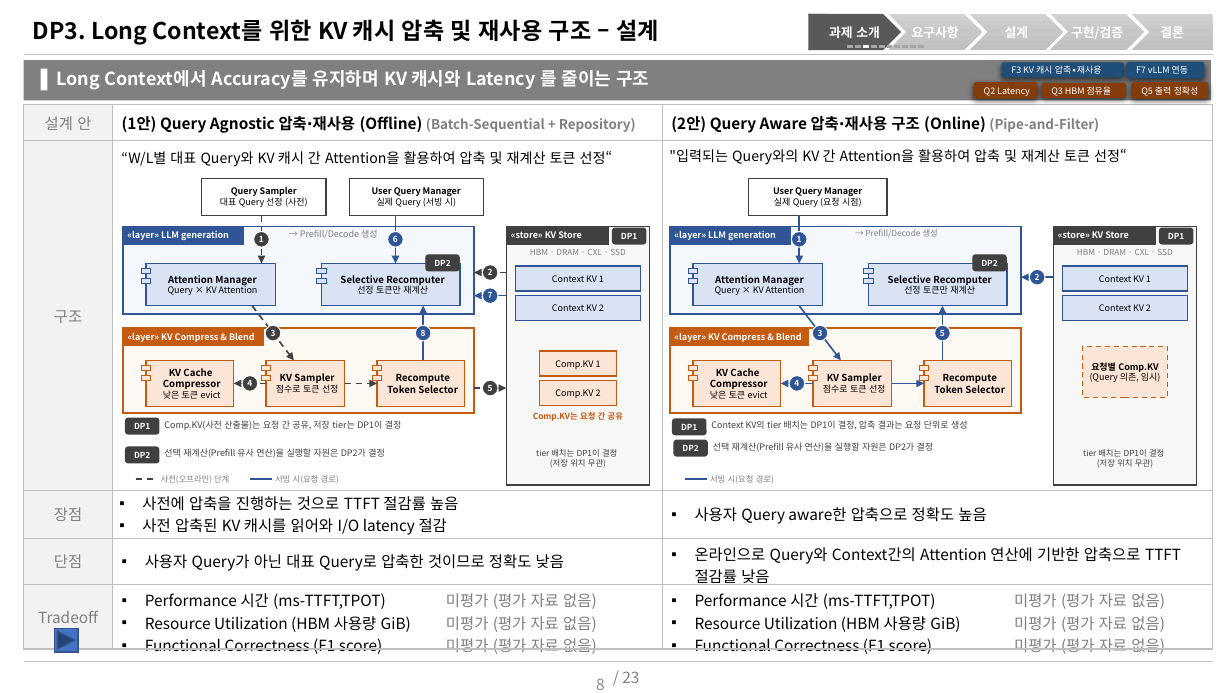
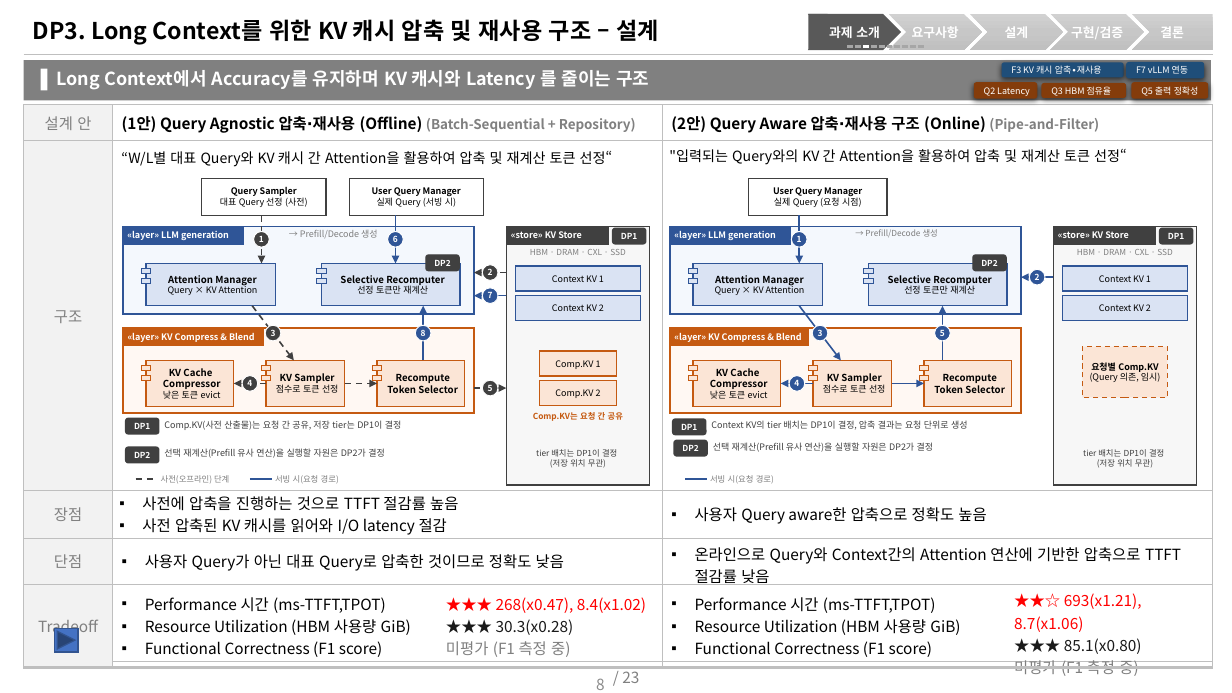
Before and after one commit to mkim0628/vllm, a slide deck: slide 8 of doc-mk/DP-overview-qa-unified.pptx. Drawn at 1232x693 pixels with LibreOffice and Linux fonts; fonts in the diff are those of the drawing. Boxes give left, top, right and bottom in pixels: in the first picture for what was removed or moved away, otherwise in the second. Text is boxed around its words. In the diff, an @@ line names an element or a change of style, - is before the commit and + after.

```diff
--- a/doc-mk/DP-overview-qa-unified.pptx
+++ b/doc-mk/DP-overview-qa-unified.pptx
@@ table at box(24, 104, 1213, 680) @@
-row 5, column 3: 미평가 (평가 자료 없음) / 미평가 (평가 자료 없음) / 미평가 (평가 자료 없음)
+row 5, column 3: ★★★ 268(x0.47), 8.4(x1.02) / ★★★ 30.3(x0.28) / 미평가 (F1 측정 중)
-row 5, column 5: 미평가 (평가 자료 없음) / 미평가 (평가 자료 없음) / 미평가 (평가 자료 없음)
+row 5, column 5: ★★☆ 693(x1.21), 8.7(x1.06) / ★★★ 85.1(x0.80) / 미평가 (F1 측정 중)
```
Also in this commit, not shown: 23 other slides changed, 8 slides added, 8 other files.
